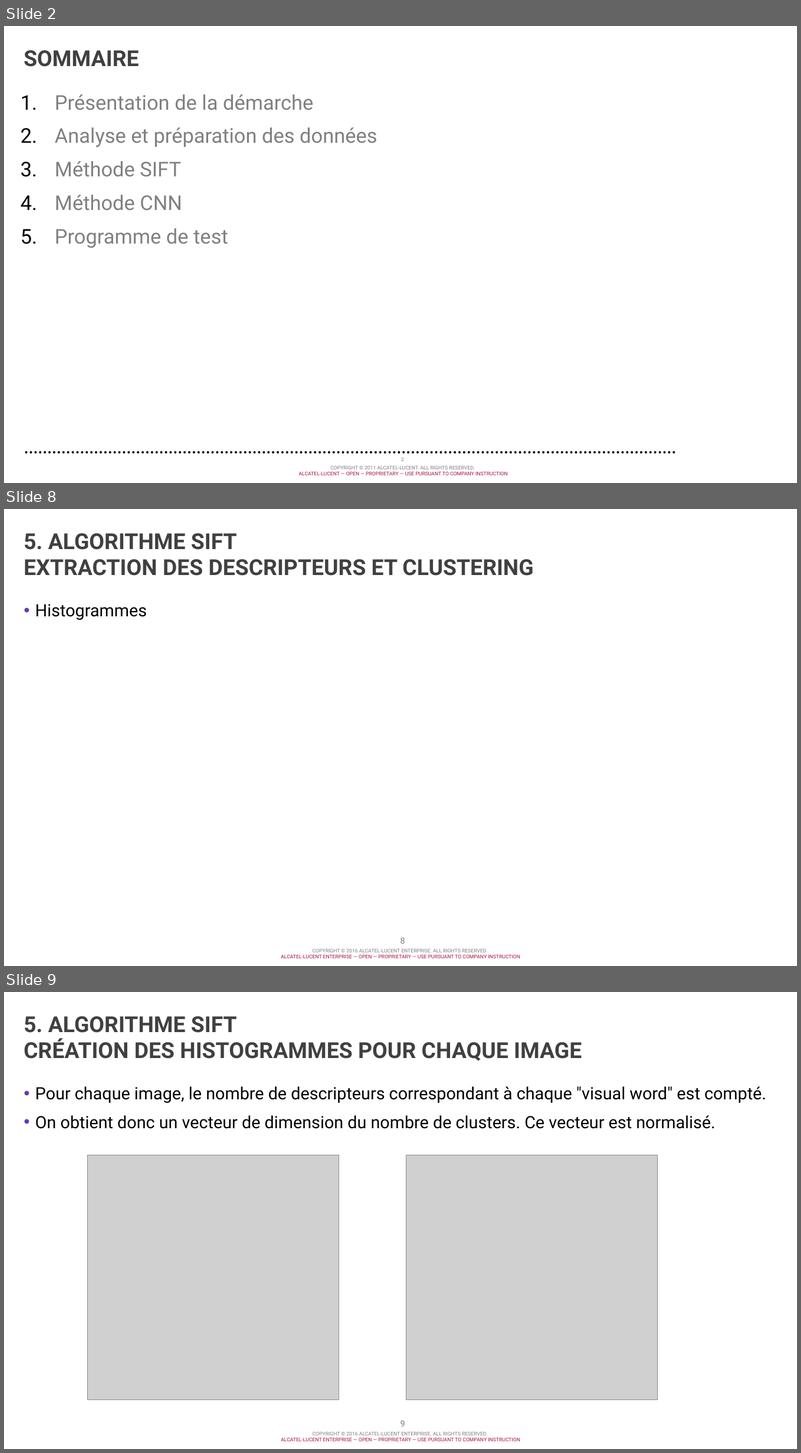
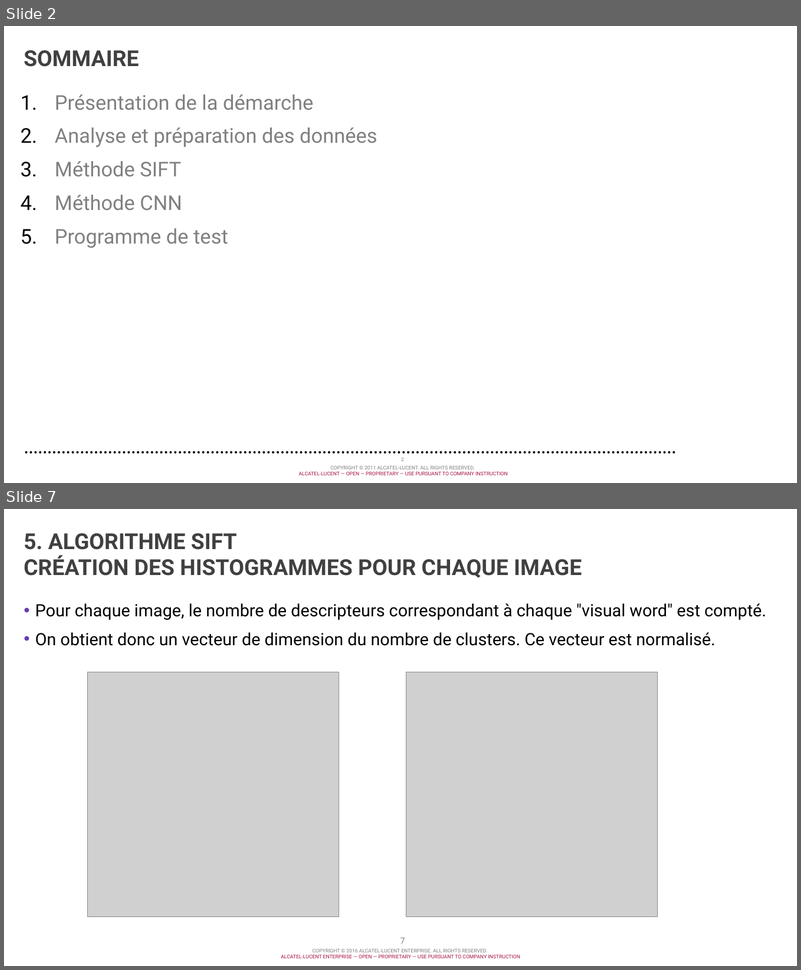
Before and after one commit to chmuths/projet_7, a slide deck: docs/Projet 7 - C. Muths - Classification d'images.pptx. Shown one above the other, each under a label of ours: slides 2, 8 and 9 before the commit, slides 2 and 7 after it; the slides between them are not shown. The pictures are 801x1453 and 801x970 pixels, drawn with LibreOffice and Linux fonts; fonts in the diff are those of the drawing; grey boxes stand for pictures; background and template pictures are left out. Boxes give left, top, right and bottom in pixels: in the first picture for what was removed or moved away, otherwise in the second. Text is boxed around its words. In the diff, an @@ line names an element or a change of style, - is before the commit and + after.

```diff
--- a/docs/Projet 7 - C. Muths - Classification d'images.pptx
+++ b/docs/Projet 7 - C. Muths - Classification d'images.pptx
@@ slide 8 removed at (4, 509, 797, 966), background #FFFFFF; not listed: 2 template elements that a slide beside it also shows @@
@@ title removed at (23, 533, 533, 576) @@
-5. ALGORITHME SIFT
-EXTRACTION DES DESCRIPTEURS ET CLUSTERING
@@ text removed at (35, 604, 147, 620) @@
-• Histogrammes
@@ what was slide 9 is now slide 7 @@
@@ page number at (400, 938, 405, 944): text changed @@
-9
+7
```
Also in this commit, not shown: 7 slides changed, 1 other slide removed, 1 other file.
